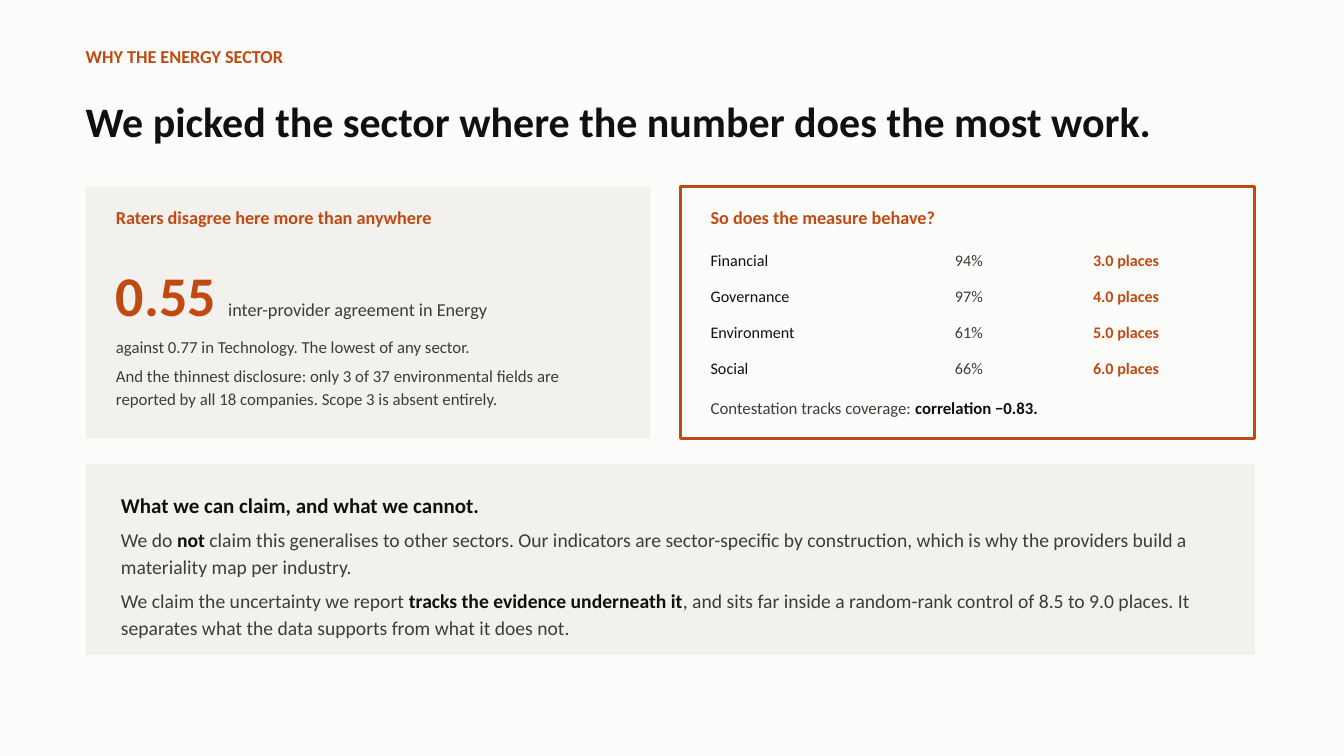
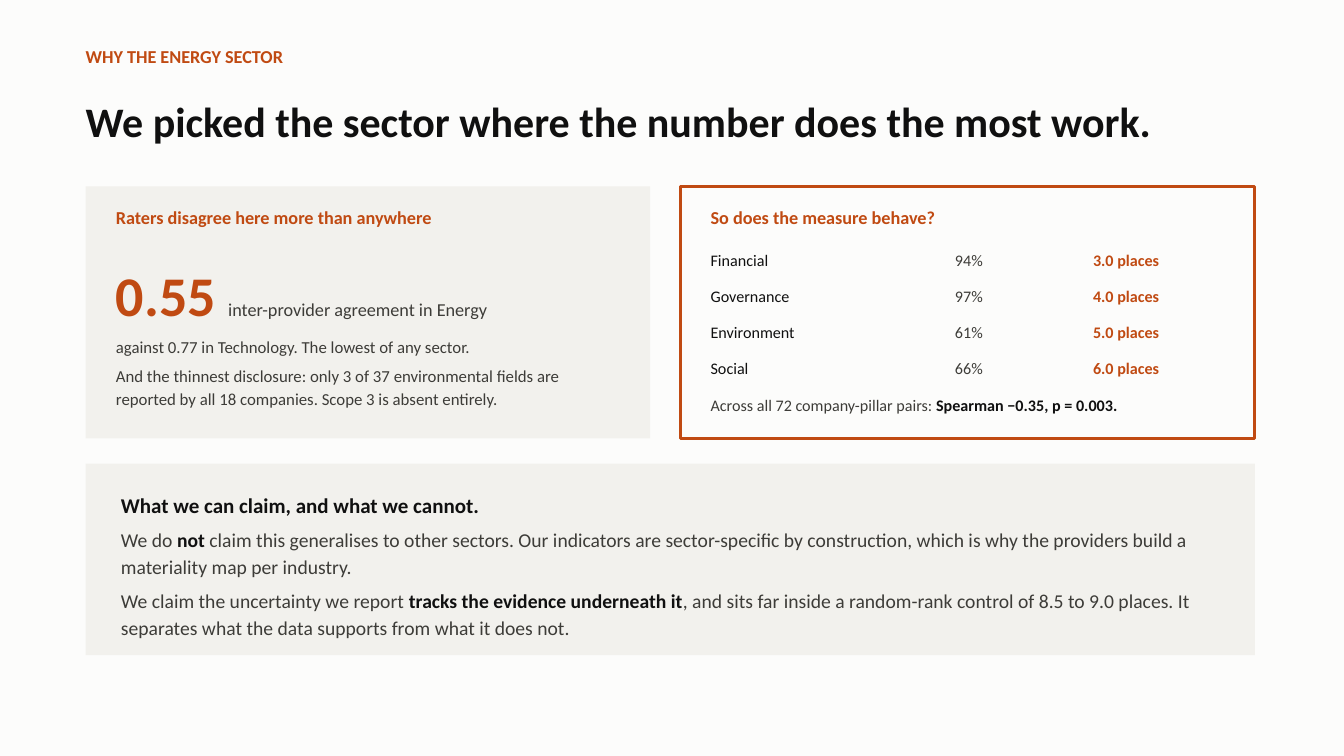
Before and after one commit to K14-coder/ETHack-Challenge-Accepted, a slide deck: slide 3 of CONTESTED_pitch.pptx. Drawn at 1344x756 pixels with LibreOffice and Linux fonts; fonts in the diff are those of the drawing. Boxes give left, top, right and bottom in pixels: in the first picture for what was removed or moved away, otherwise in the second. Text is boxed around its words. In the diff, an @@ line names an element or a change of style, - is before the commit and + after.

```diff
--- a/CONTESTED_pitch.pptx
+++ b/CONTESTED_pitch.pptx
@@ text at [711, 400, 1117, 414]: text changed; size 12 to 11.5 pt @@
-Contestation tracks coverage: correlation −0.83.
+Across all 72 company-pillar pairs: Spearman −0.35, p = 0.003.
```
Also in this commit, not shown: 5 other files.
